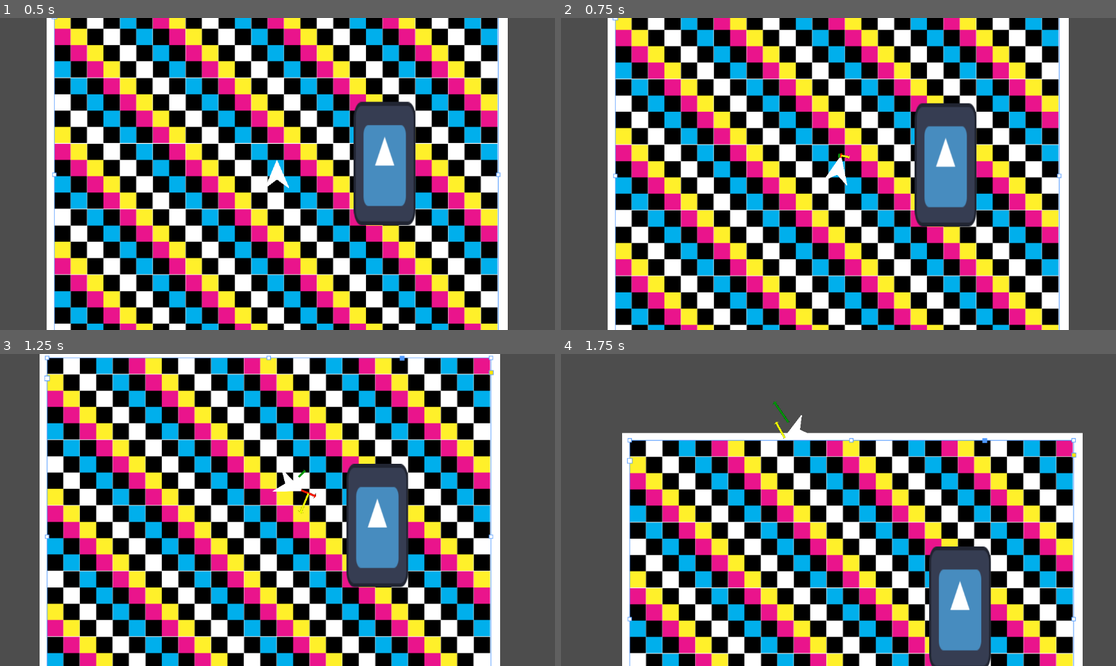
Above: before the commit, frames 1-4 (two rows, left to right).
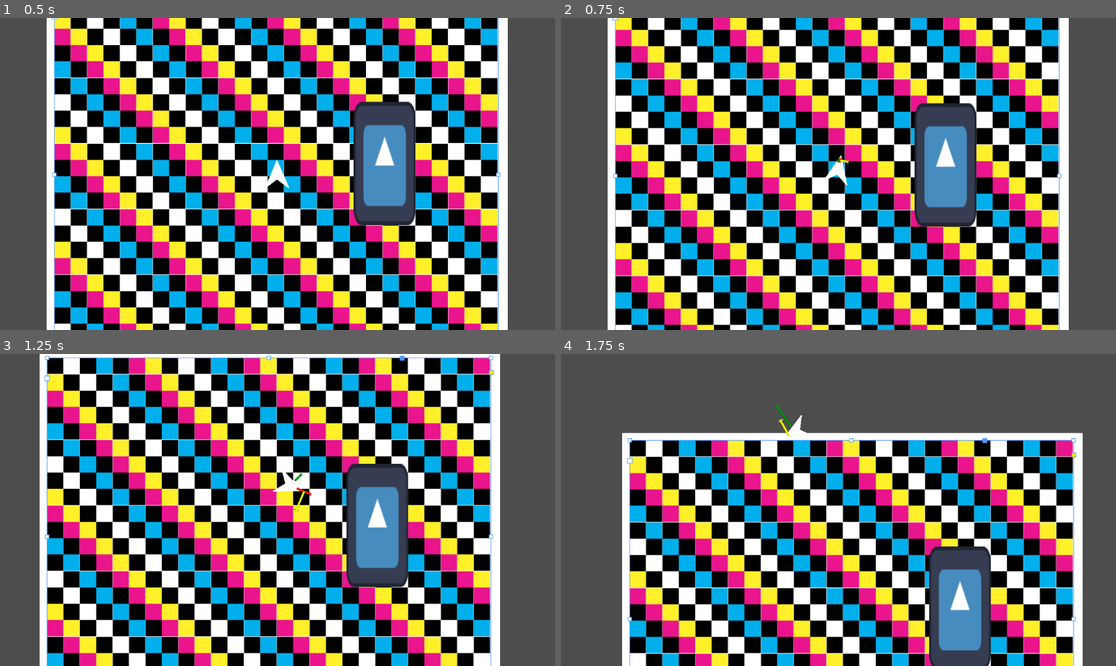
Above: after the commit, the same moments.

Repository: ParadoxArcher/Angle_Advantage
Game: Godot game, scene res://Scenes/GameScene.tscn
Two runs of this game, one before a commit and one after it. Both use one fixed random seed, a clock stepped at 60 frames per second and the inputs below. The engine's default icon, where the game draws it, is replaced by a stand-in: a white triangle on a blue panel in a dark square.
Inputs:
- Up to frame 1 (0.5 s): no input
- Up to frame 2 (0.75 s): tap Enter at 0.5 s; hold D (RotateRight) from 0.53 s (still down); hold W (Boost) from 0.53 s (still down)
- Up to frame 3 (1.25 s): keep holding D (RotateRight); keep holding W (Boost)
- Up to frame 4 (1.75 s): release D (RotateRight) at 1.28 s; release W (Boost) at 1.28 s; hold S (Back) from 1.28 s (still down); tap Space (Dodge) at 1.35 s

Frame 1 is identical in both runs. In frame 2, less than 0.1% of the frame differs, in the area x 49-53%, y 43-47%; in frame 3, 0.1%, in the area x 52-57%, y 36-52%; in frame 4, less than 0.1%.

Commit message:
vault backup: 2025-01-15 13:16:38

Diff:
--- a/zProject Files/Godot/Scripts/PlayerScript.gd
+++ b/zProject Files/Godot/Scripts/PlayerScript.gd
@@ -81,7 +81,7 @@
 
 
 #region Markers Variables
-@export var MarkerSize = {"CenterGap": 50, "RotaSpeedGap": 75, "VelLength": .5, "NeutralLength": .35, "RotaSpeedLength": .5} #RotaSpeedGap left unimplemented, intended to slide rota_speed_display along neutral_display
+@export var MarkerSize = {"CenterGap": 30, "RotaSpeedGap": 75, "VelLength": .5, "NeutralLength": .35, "RotaSpeedLength": .5} #RotaSpeedGap left unimplemented, intended to slide rota_speed_display along neutral_display
 @export var Markers = [true, false]
 @onready var Displays = {"velocity": $Sprites/VelDisplay, "boost_dir": $Sprites/BoostDirDisplay, "rota_speed": $Sprites/RotaSpeedDisplay}
 #endregion
Not shown, changed: .obsidian/workspace.json
Not shown, changed: DevNotes/Movement Visualizer.md
